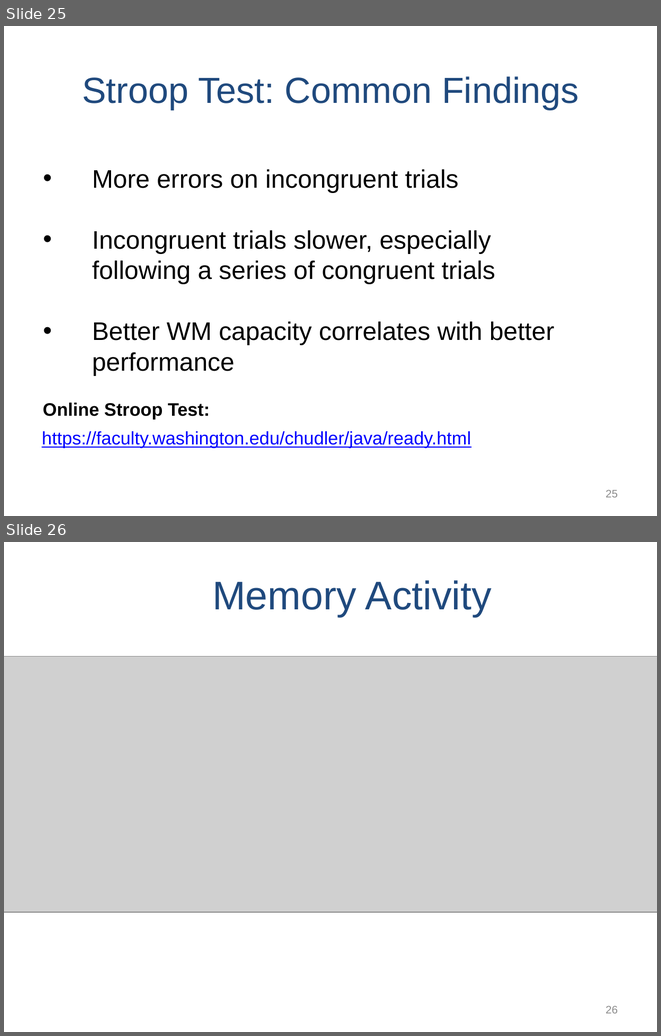
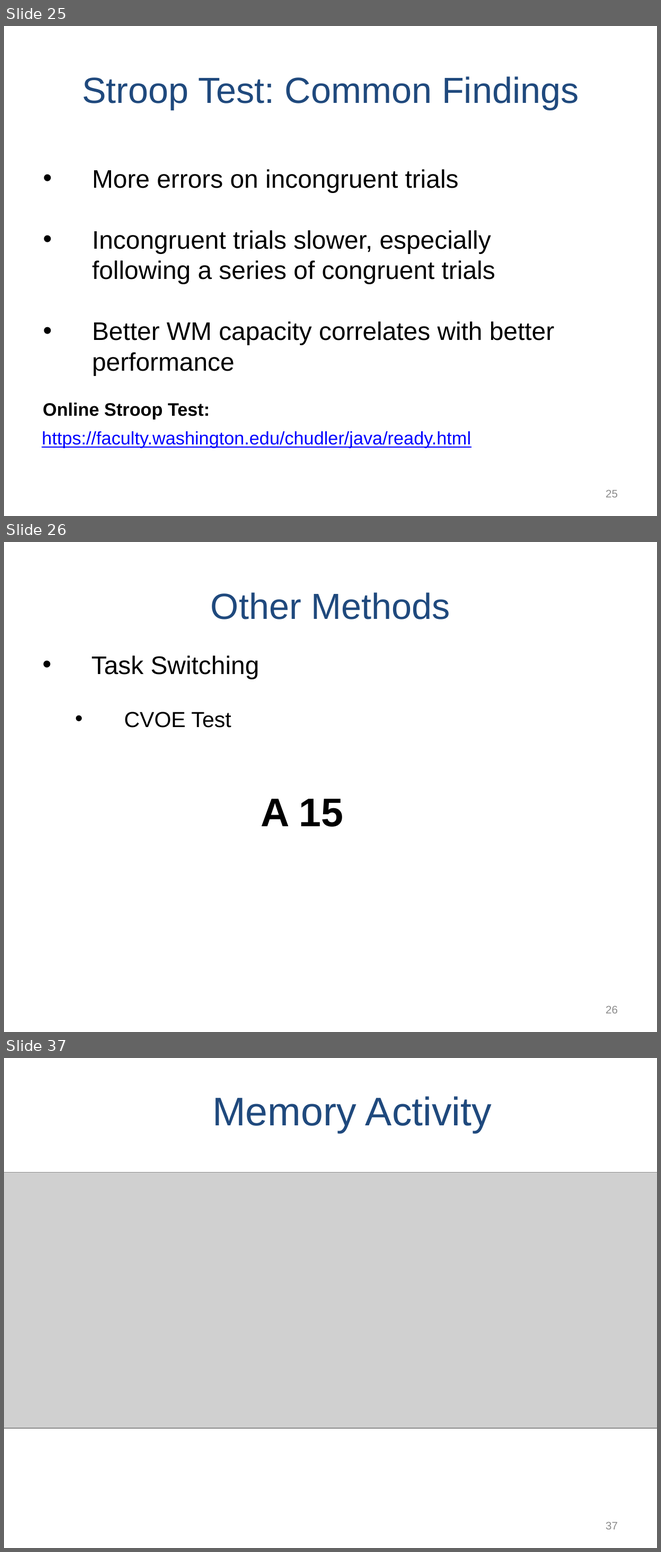
Before and after one commit to npm27/Teaching-Materials, a slide deck: Memory/Slides/Chapter 3.PPTX. Shown one above the other, each under a label of ours: slides 25 and 26 before the commit, slides 25, 26 and 37 after it; the slides between them are not shown. The pictures are 661x1036 and 661x1552 pixels, drawn with LibreOffice and Linux fonts; fonts in the diff are those of the drawing; grey boxes stand for pictures. Boxes give left, top, right and bottom in pixels: in the first picture for what was removed or moved away, otherwise in the second. Text is boxed around its words. In the diff, an @@ line names an element or a change of style, - is before the commit and + after.

```diff
--- a/Memory/Slides/Chapter 3.PPTX
+++ b/Memory/Slides/Chapter 3.PPTX
@@ slide 26 added at bbox=[4, 542, 657, 1032], background #FFFFFF @@
@@ title added at bbox=[211, 592, 450, 619], 40 pt, text #1F497D @@
+Other Methods
@@ text added at bbox=[91, 655, 259, 728], 28 pt, text #000000 @@
+• Task Switching
+  • CVOE Test
@@ text added at bbox=[261, 799, 344, 827], 44 pt, text #000000, bold @@
+A 15
@@ page number added at bbox=[606, 1006, 618, 1013], 12 pt, text #8C8C8C @@
+26
@@ what was slide 26 is now slide 37 @@
@@ page number at bbox=[606, 1522, 618, 1529]: text changed @@
-26
+37
```
Also in this commit, not shown: 2 slides changed, 11 other slides added, 3 other files.
